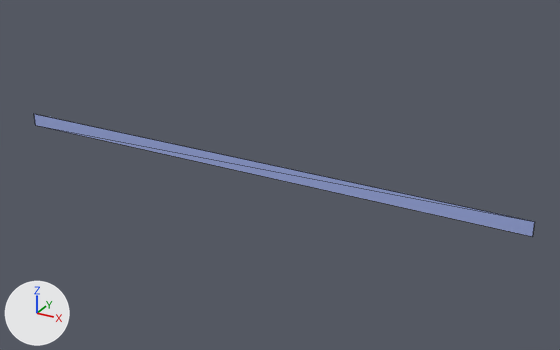
The glTF model glb/tape_safety_yellow_4m10cm_b02.glb, before and after one commit.
Camera for both pictures: a 50 mm camera at (0.558, -0.515, 0.25) aimed at (0.27, 0.008, -0.012). The lights are fixed; the arrows at lower left show +X, +Y and +Z. The picture after the commit comes second. Mesh edges are drawn as thin lines.

In view in the first picture: 'geometry_0'.
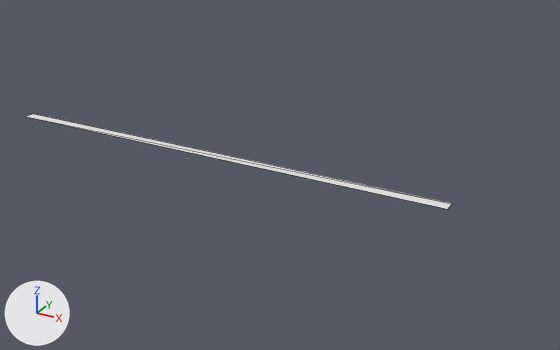
Boxes (x1, y1, x2, y2) around the edits, measured in the pictures (560 x 350 px):
'geometry_0', reshaped, recoloured (15% narrower, 23% shorter)
    before: (34, 114, 535, 237)
    after: (26, 114, 452, 209)

The change, as a list of edits to the scene's bpy script:
```text
Change me_geometry_0:
    used by ob_geometry_0; location = (0.0, 0.0, 0.0)
    remove me_geometry_0.from_pydata(...)  # 8 vertices, 12 faces; spans x 0.0..0.48, y 0.0, z -0.012..0.0
    remove me_geometry_0.materials.append(mat_defaultmaterial)
    add me_geometry_0.from_pydata(...)  # 8 vertices, 12 faces; spans x 0.0..0.42, y -0.011..0.0, z 0.0
    me_geometry_0 part 1
    6 vertices are removed from x 0.0..0.48, y 0.0, z -0.012..0.0
    12 faces are deleted
    6 vertices are added at (0.0, -0.011, 0.0), (0.0, -0.011, 0.0), (0.42, 0.0, 0.0), (0.42, -0.011, 0.0), (0.42, 0.0, 0.0), (0.42, -0.011, 0.0)
    12 new faces join them
```
